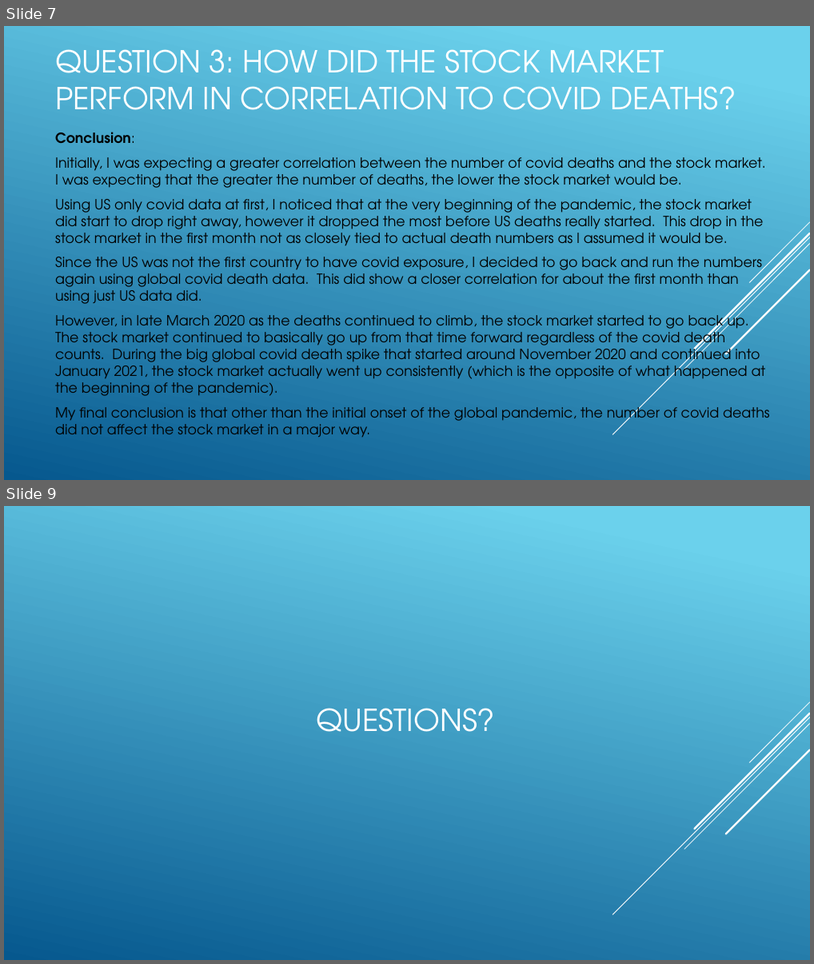
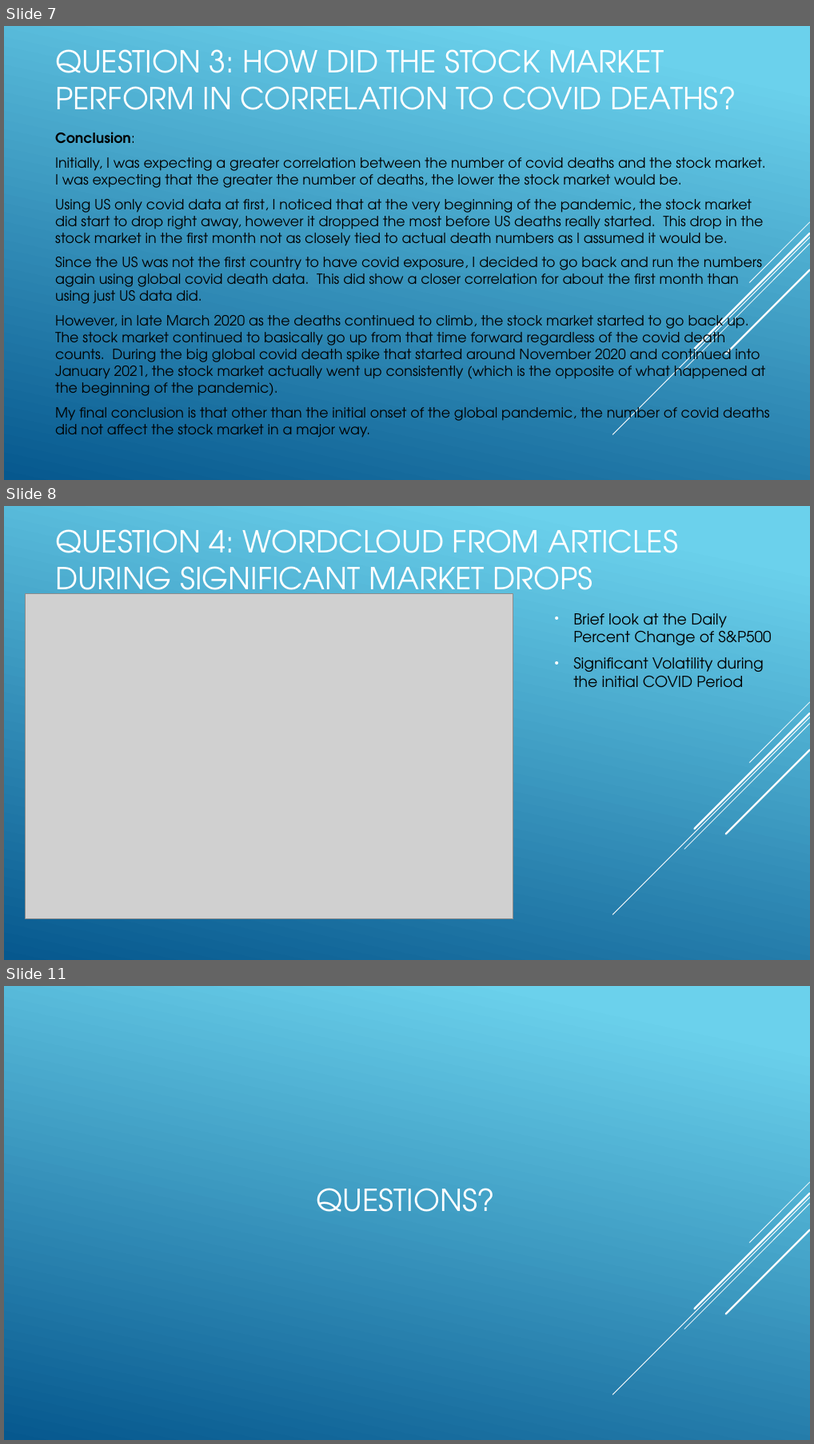
Before and after one commit to Bandelero/Covids-Effect-on-the-Stock-Market, a slide deck: Project1.pptx. Shown one above the other, each under a label of ours: slides 7 and 9 before the commit, slides 7, 8 and 11 after it; the slides between them are not shown. The pictures are 814x964 and 814x1444 pixels, drawn with LibreOffice and Linux fonts; fonts in the diff are those of the drawing; grey boxes stand for pictures. Boxes give left, top, right and bottom in pixels: in the first picture for what was removed or moved away, otherwise in the second. Text is boxed around its words. In the diff, an @@ line names an element or a change of style, - is before the commit and + after.

Commit message:
add config ignore, add more to wordcloud, add Q4 for PPT

```diff
--- a/Project1.pptx
+++ b/Project1.pptx
@@ slide 8 added at box(4, 506, 810, 960), background gradient #6ED2EB to #06588E; not listed: 5 template elements that a slide beside it also shows @@
@@ title added at box(55, 529, 678, 603), 36 pt, text #FFFFFF @@
+QUESTION 4: WORDCLOUD FROM ARTICLES DURING SIGNIFICANT MARKET DROPS
@@ picture added at box(26, 593, 514, 919) @@
@@ text added at box(574, 613, 771, 688), 18 pt, text #000000 @@
+• Brief look at the Daily Percent Change of S&P500
+• Significant Volatility during the initial COVID Period
@@ what was slide 9 is now slide 11 @@
```
Also in this commit, not shown: 2 other slides added, 1 slide removed, 9 other files.
